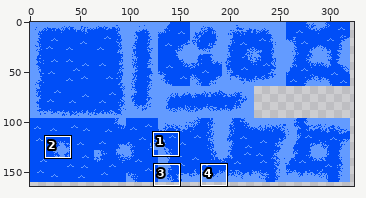
A pixel-art file gets an edit: blue_frontline/assets/deep_water/ase/deep_water_spritesheet.ase. Above: a wide view before the commit, with the close-up outlined.
Close-up. Earlier state:
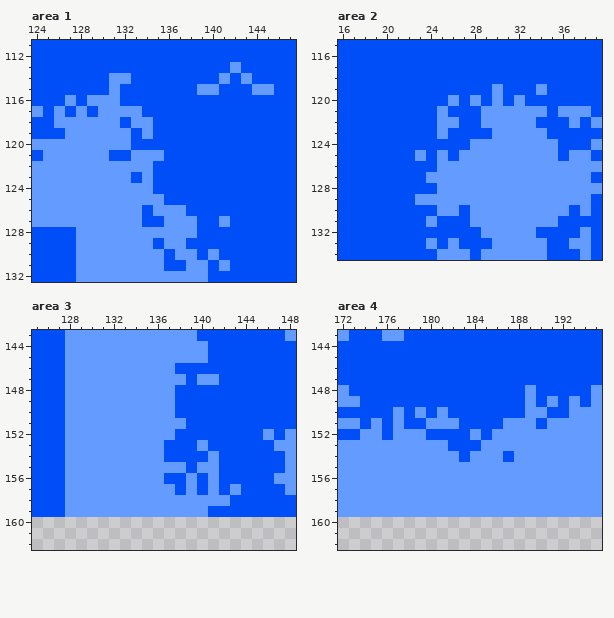
512x512 pixels, 1 frame. Colours within 5 levels of each other are drawn and written as one. Shown: area 1: x 124..147, y 111..132; area 2: x 16..39, y 115..134; area 3: x 125..148, y 143..162; area 4: x 172..195, y 143..162. The wide view leaves out empty margins. The commit also changed other parts of the picture, which this record leaves out.
Now the later version:
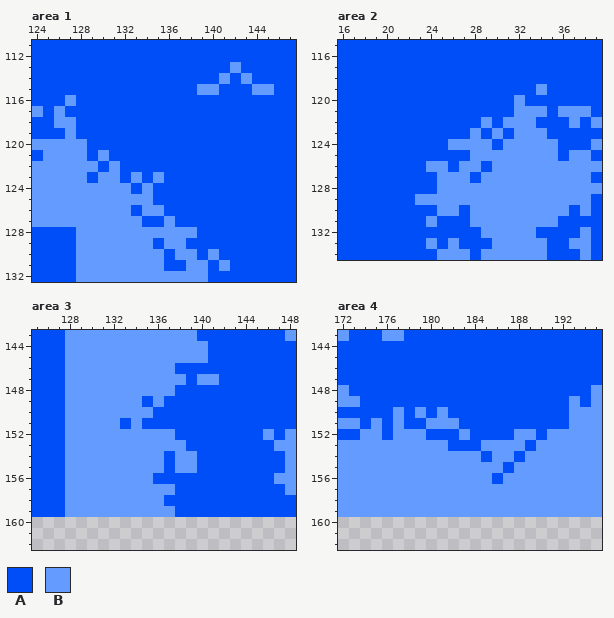
Palette (. is transparent): A #004ef7  B #639bff
Edits made:
Area 1:
Colour B gives way to colour A in row 114 at x 131 to 132; in row 115 at x 131; in row 116 at x 129 to 131; in row 117 at x 128 and 130 to 133; in row 118 at x 128 to 131 and 133 to 134; in row 119 at x 128 to 132 and 134.
Colour B gives way to colour A in row 120 at x 129 to 132; in row 121 at x 129 and 133 to 135; in row 122 at x 130 and 132 to 134; in row 123 at x 129, 132 and 134; in row 124 at x 133; in row 125 at x 135.
Colour B gives way to colour A in row 126 at x 133 and 136 to 137; in row 127 at x 137 to 138 and 141.
Colour A gives way to colour B in row 123 at x 133 and 135; in row 126 at x 134.
Area 2:
Colour B gives way to colour A in row 119 at x 30; in row 120 at x 26, 28 and 30; in row 121 at x 25 and 29 to 31; in row 122 at x 25 to 26 and 30; in row 123 at x 25 and 31; in row 124 at x 30.
Colour B gives way to colour A in row 125 at x 23, 25 and 27; in row 126 at x 26 and 29; in row 127 at x 24 and 28.
Colour A gives way to colour B in row 123 at x 28; in row 124 at x 26 to 27; in row 126 at x 24.
Area 3:
Colour B gives way to colour A in row 149 at x 135 and 137; in row 150 at x 136 to 137; in row 151 at x 133 and 135 to 138; in row 153 at x 140; in row 154 at x 141; in row 155 at x 137 and 140 to 141.
Colour B gives way to colour A in row 156 at x 136, 139 and 141; in row 157 at x 139, 141 and 143; in row 158 at x 137 to 142; in row 159 at x 138 to 140.
Colour A gives way to colour B in row 153 at x 137 to 138; in row 154 at x 138 to 139; in row 155 at x 139.
Area 4:
Colour B gives way to colour A in row 148 at x 189; in row 149 at x 189 and 191; in row 150 at x 189 to 190; in row 151 at x 187 to 189 and 191 to 192; in row 152 at x 184, 186 to 187 and 190; in row 153 at x 189.
Colour B gives way to colour A in row 154 at x 185 and 188; in row 155 at x 187; in row 156 at x 186.
Colour A gives way to colour B in row 152 at x 183; in row 154 at x 183 and 187.
Pixel boxes of the changes (left, top, right, bottom) in both close-ups:
changed: (76, 73, 230, 227)
changed: (415, 84, 514, 183)
changed: (120, 396, 241, 517)
changed: (459, 385, 569, 484)
